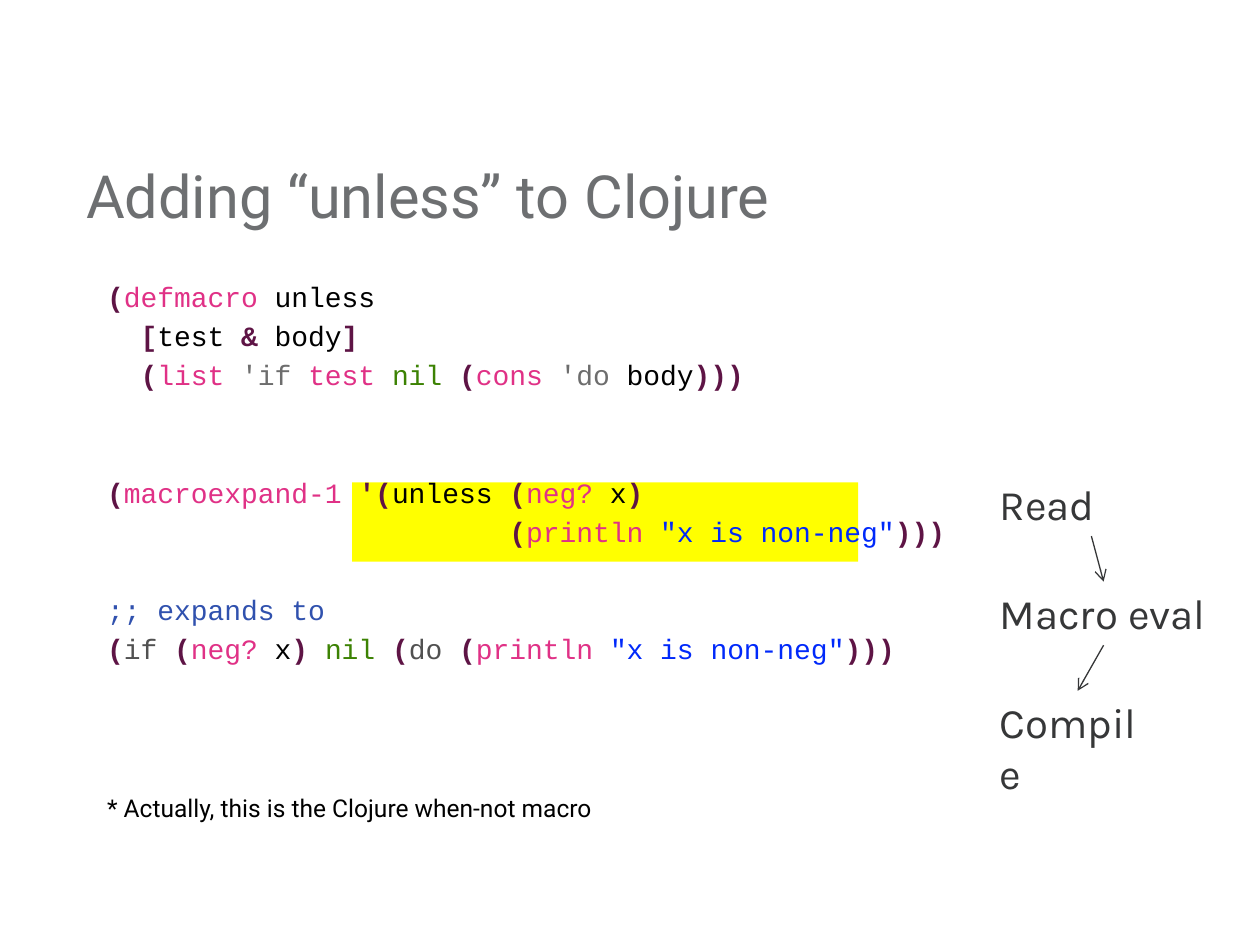
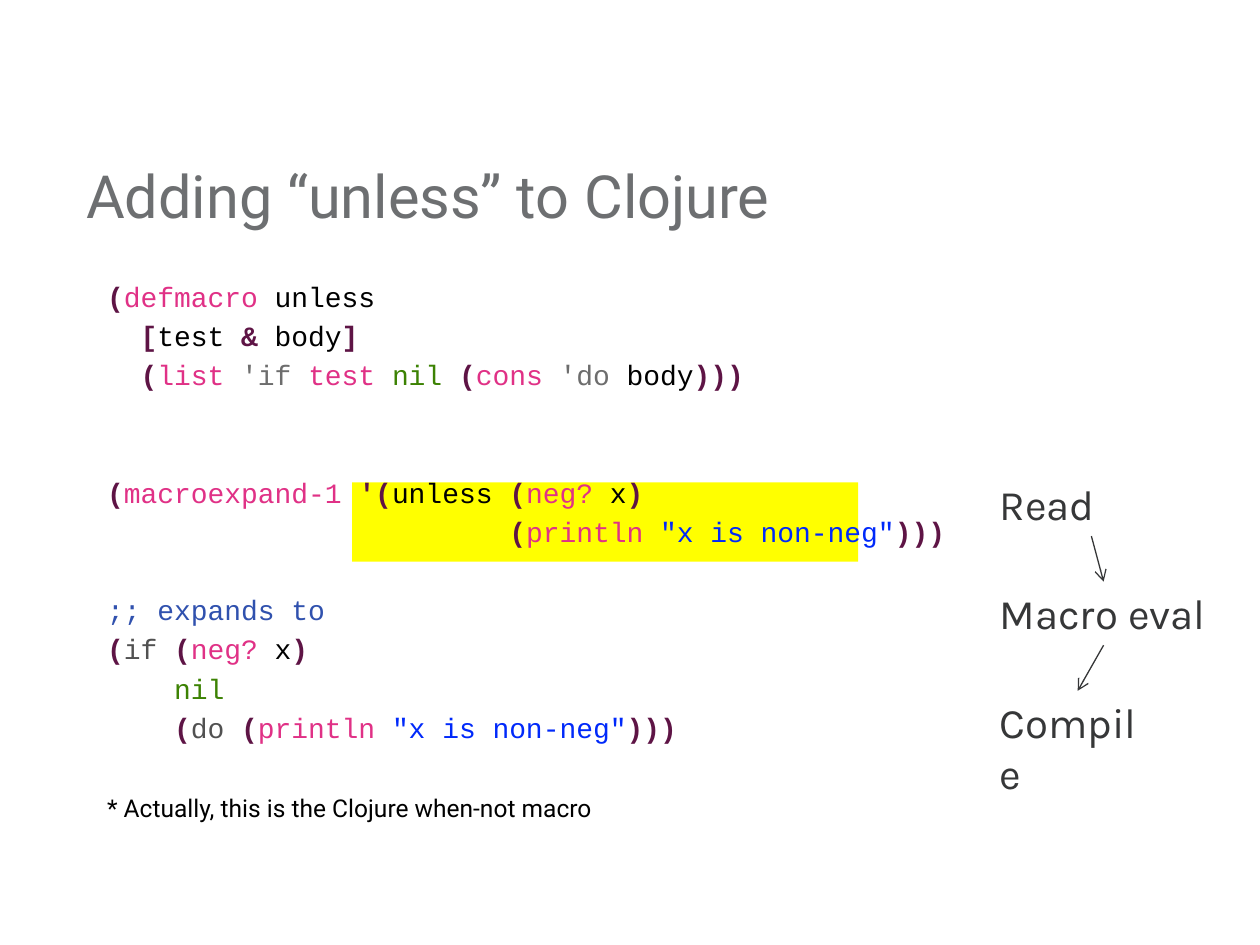
Before and after one commit to mjul/top-10-clojure-oredev-2011, a slide deck: slide 40 of Top Things to Learn From Clojure.pptx. Drawn at 1260x945 pixels with LibreOffice and Linux fonts; fonts in the diff are those of the drawing; background and template pictures are left out. Boxes give left, top, right and bottom in pixels: in the first picture for what was removed or moved away, otherwise in the second. Text is boxed around its words. In the diff, an @@ line names an element or a change of style, - is before the commit and + after.

```diff
--- a/Top Things to Learn From Clojure.pptx
+++ b/Top Things to Learn From Clojure.pptx
@@ text at [107, 640, 677, 744]: text changed @@
-(if (neg? x) nil (do (println "x is non-neg")))
+(if (neg? x)
+nil
+(do (println "x is non-neg")))
```
Also in this commit, not shown: 2 other slides changed, 1 other file.
